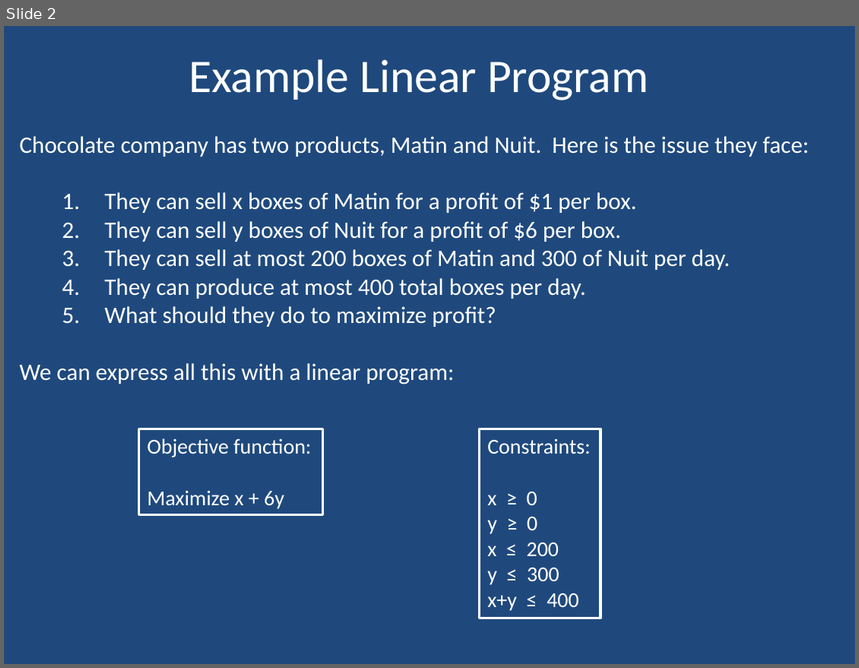
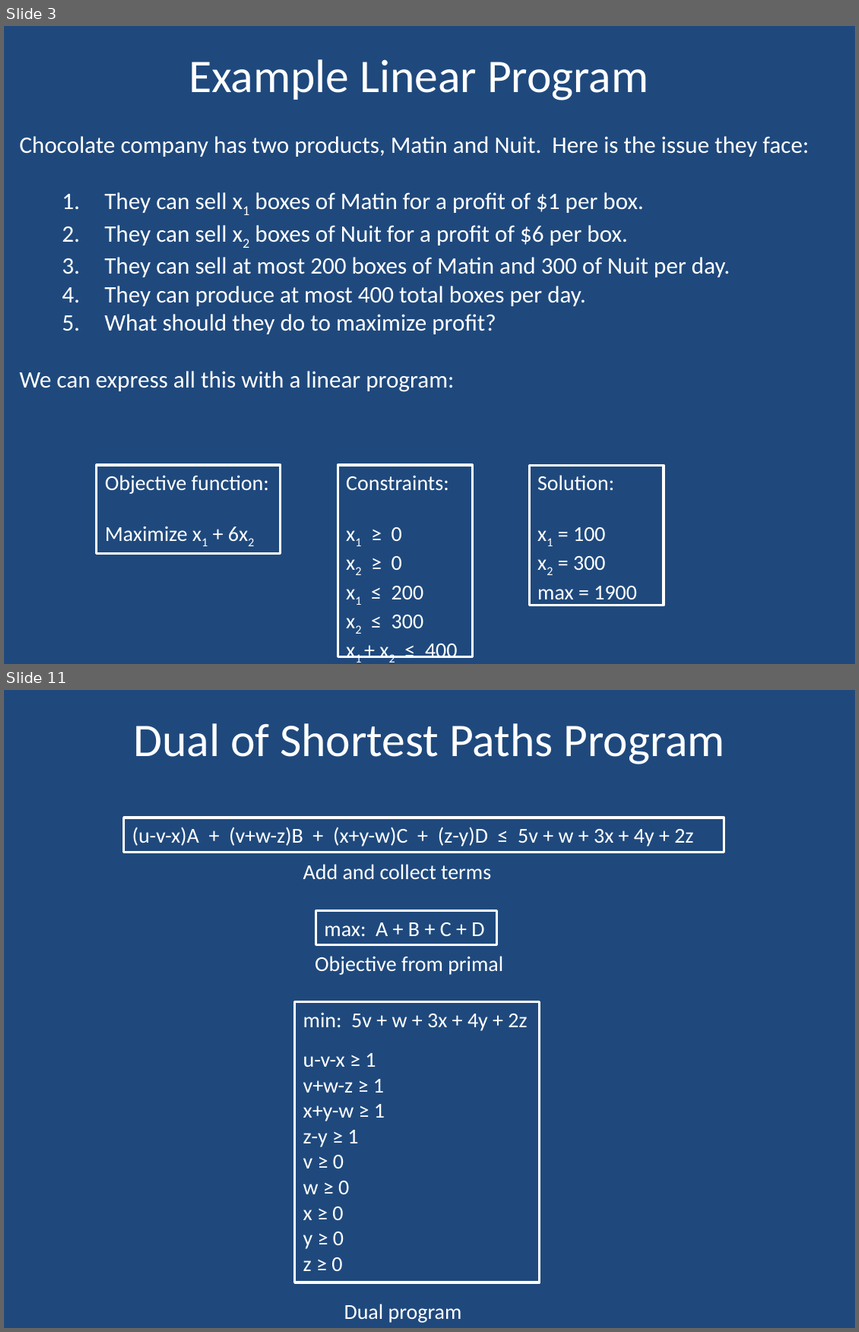
Before and after one commit to dustycodes/Algorithms-UofU, a slide deck: lectures/CS 4150 Linear Programming.pptx. Shown one above the other, each under a label of ours: slide 2 before the commit, slides 3 and 11 after it; the slides between them are not shown. The pictures are 859x668 and 859x1332 pixels, drawn with LibreOffice and Linux fonts; fonts in the diff are those of the drawing. Boxes give left, top, right and bottom in pixels: in the first picture for what was removed or moved away, otherwise in the second. Text is boxed around its words. In the diff, an @@ line names an element or a change of style, - is before the commit and + after.

```diff
--- a/lectures/CS 4150 Linear Programming.pptx
+++ b/lectures/CS 4150 Linear Programming.pptx
@@ slide 11 added at [4,690,855,1328], background #1F497D @@
@@ title added at [133,723,725,764], 39.6 pt, text #FFFFFF @@
+Dual of Shortest Paths Program
@@ rectangle added at [124,818,724,852], outline #FFFFFF 2 pt, 18 pt, text #FFFFFF @@
+(u-v-x)A + (v+w-z)B + (x+y-w)C + (z-y)D ≤ 5v + w + 3x + 4y + 2z
@@ text added at [303,864,491,880], 18 pt, text #FFFFFF @@
+Add and collect terms
@@ rectangle added at [316,911,496,945], outline #FFFFFF 2 pt, 18 pt, text #FFFFFF @@
+max: A + B + C + D
@@ text added at [315,956,503,975], 18 pt, text #FFFFFF @@
+Objective from primal
@@ rectangle added at [295,1002,541,1284], outline #FFFFFF 2 pt, 18 pt, text #FFFFFF @@
+min: 5v + w + 3x + 4y + 2z
+u-v-x ≥ 1
+v+w-z ≥ 1
+x+y-w ≥ 1
+z-y ≥ 1
+v ≥ 0
+w ≥ 0
+x ≥ 0
+y ≥ 0
+z ≥ 0
@@ text added at [344,1304,462,1323], 18 pt, text #FFFFFF @@
+Dual program
@@ what was slide 2 is now slide 3 @@
@@ slide 3 changed as well @@
@@ text at [104,192,644,246]: text changed @@
-  1. They can sell x boxes of Matin for a profit of $1 per box.
-  2. They can sell y boxes of Nuit for a profit of $6 per box.
+  1. They can sell x1 boxes of Matin for a profit of $1 per box.
+  2. They can sell x2 boxes of Nuit for a profit of $6 per box.
@@ rectangle "Objective function:": place and size @@
-rectangle "Objective function:" at [139,430,322,515]
+rectangle "Objective function:" at [97,465,281,553]
@@ rectangle "Constraints:": place and size @@
-rectangle "Constraints:" at [479,430,601,619]
+rectangle "Constraints:" at [338,465,472,658]
@@ rectangle added at [529,465,664,606], outline #FFFFFF 2 pt, 18 pt, text #FFFFFF @@
+Solution:
+x1 = 100
+x2 = 300
+max = 1900
@@ text in rectangle at [105,527,188,541]: text changed @@
-Maximize x + 6y
+Maximize x1 + 6x2
@@ text in rectangle at [392,528,458,658]: text changed @@
-x ≥ 0
-y ≥ 0
-x ≤ 200
-y ≤ 300
-x+y ≤ 400
+x1 ≥ 0
+x2 ≥ 0
+x1 ≤ 200
+x2 ≤ 300
+x1 + x2 ≤ 400
```
Also in this commit, not shown: 1 other slide changed, 11 other slides added, 12 slides removed, 12 other files.
